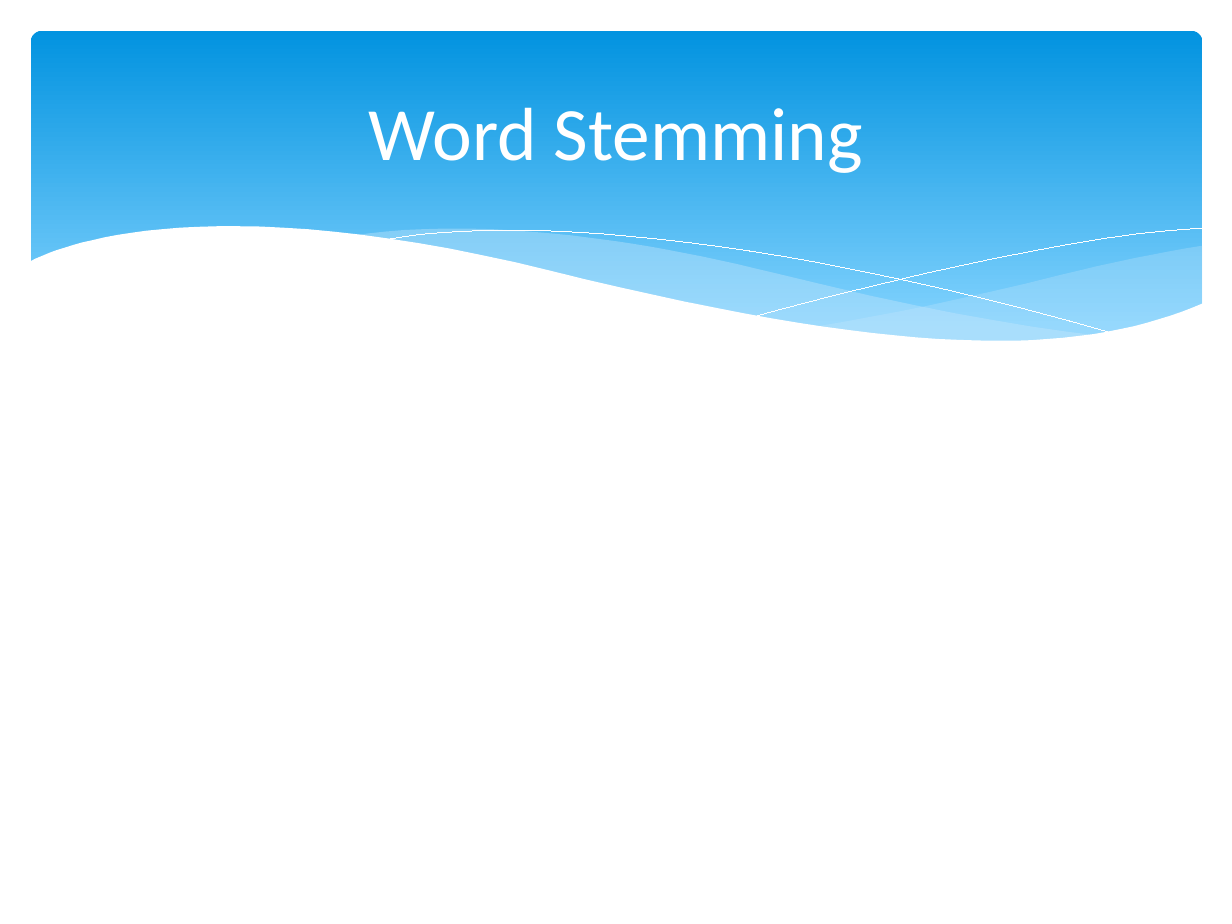
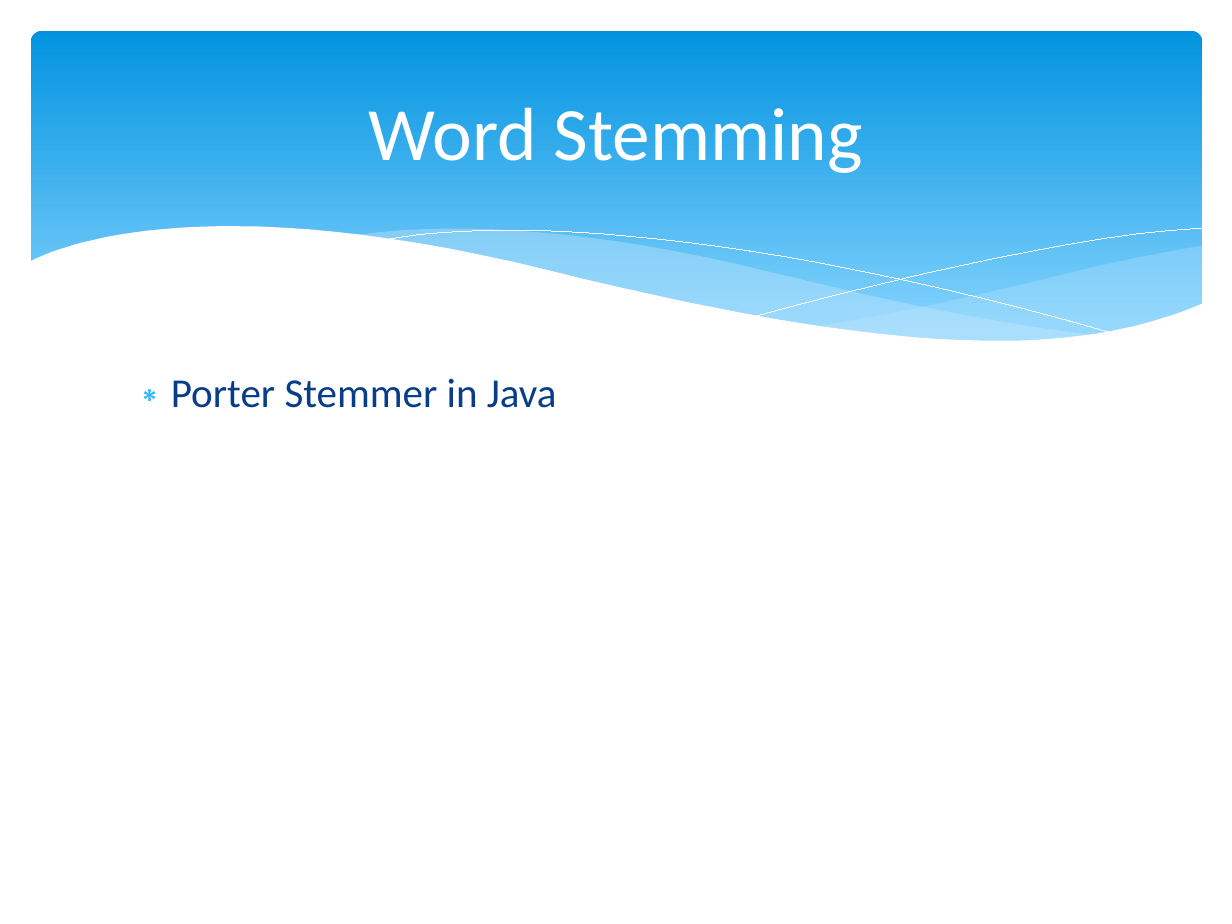
Before and after one commit to Mletter1/Challenge1, a slide deck: slide 5 of Presentation.pptx (slide 4 before the commit). Drawn at 1232x924 pixels with LibreOffice and Linux fonts; fonts in the diff are those of the drawing. Boxes give left, top, right and bottom in pixels: in the first picture for what was removed or moved away, otherwise in the second. Text is boxed around its words. In the diff, an @@ line names an element or a change of style, - is before the commit and + after.

```diff
--- a/Presentation.pptx
+++ b/Presentation.pptx
@@ text added at [171,378,557,408], 24 pt, text #073E87 @@
+∗ Porter Stemmer in Java
```
Also in this commit, not shown: 3 other slides changed, 2 slides added, 1 slide removed, 1 other file.
